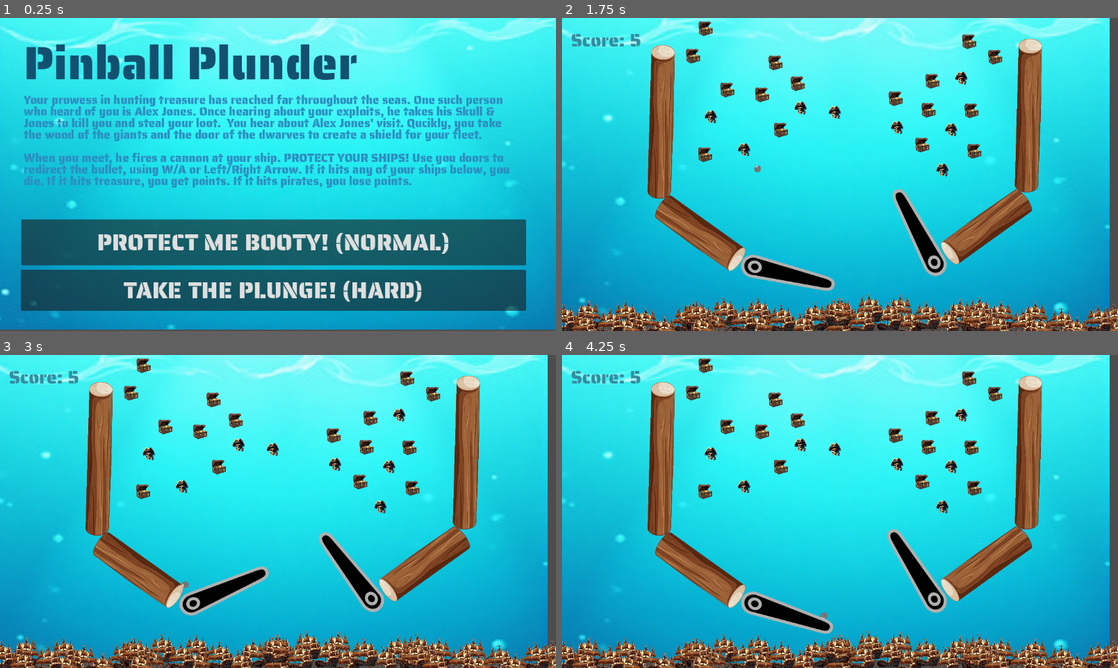
Above: before the commit, frames 1-4 (two rows, left to right).
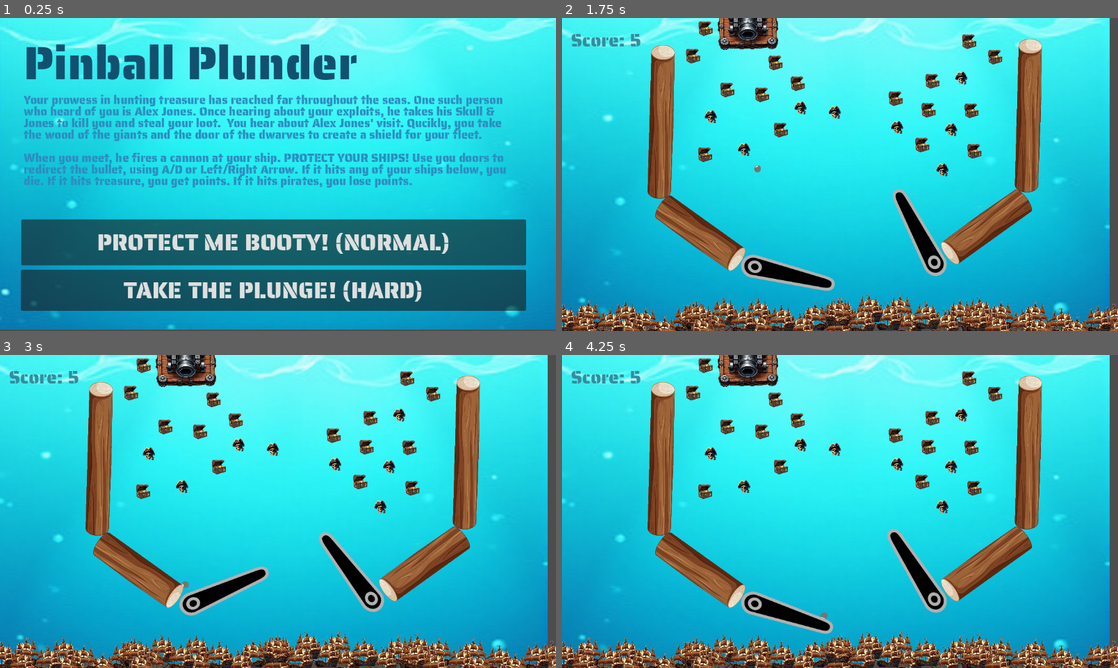
Above: after the commit, the same moments.

Repository: amodhakal/pinball-plunder
Game: Godot game, scene res://scenes/Title.tscn
Same seed, same stepped clock (60 frames per second), same inputs: the game is played once before the commit and once after it. Sound files missing from this copy of the repository are replaced by a short silence.
Inputs:
- Up to frame 1 (0.25 s): no input
- Up to frame 2 (1.75 s): click "PROTECT ME BOOTY! (NORMAL)" at 0.5 s; tap Enter at 1.25 s; hold D (flip_right) from 1.28 s (still down)
- Up to frame 3 (3 s): tap Space at 2 s; release D (flip_right) at 2.03 s; hold A (flip_left) 2.03-2.78 s; hold D (flip_right) from 2.78 s (still down)
- Up to frame 4 (4.25 s): keep holding D (flip_right)

The runs differ from the first frame. In frame 1, 1.0% of the frame differs, in the area x 5-92%, y 46-55%; in frame 2, 1.0%, in the area x 28-39%, y 0-11%; in frame 3, 1.0%; in frame 4, 1.0%.

Commit message:
Fixed control issues and cannon time

Diff:
--- a/scenes/Game.tscn
+++ b/scenes/Game.tscn
@@ -637,6 +637,7 @@
 horizontal_alignment = 1
 
 [node name="Timer" type="Timer" parent="."]
+wait_time = 4.0
 one_shot = true
 autostart = true
 
--- a/scenes/Title.tscn
+++ b/scenes/Title.tscn
@@ -40,7 +40,7 @@
 offset_bottom = 375.0
 text = "Your prowess in hunting treasure has reached far throughout the seas. One such person who heard of you is Alex  …(239 unchanged characters)…
 
-When you meet, he fires a cannon at your ship. PROTECT YOUR SHIPS! Use you doors to redirect the bullet, using W/A or Left/Right Arrow. If it hits any of your ships below, you die. If it hits treasure, you get points. If it hits pirates, you lose points."
+When you meet, he fires a cannon at your ship. PROTECT YOUR SHIPS! Use you doors to redirect the bullet, using A/D or Left/Right Arrow. If it hits any of your ships below, you die. If it hits treasure, you get points. If it hits pirates, you lose points."
 label_settings = SubResource("LabelSettings_bybcu")
 autowrap_mode = 2
 
